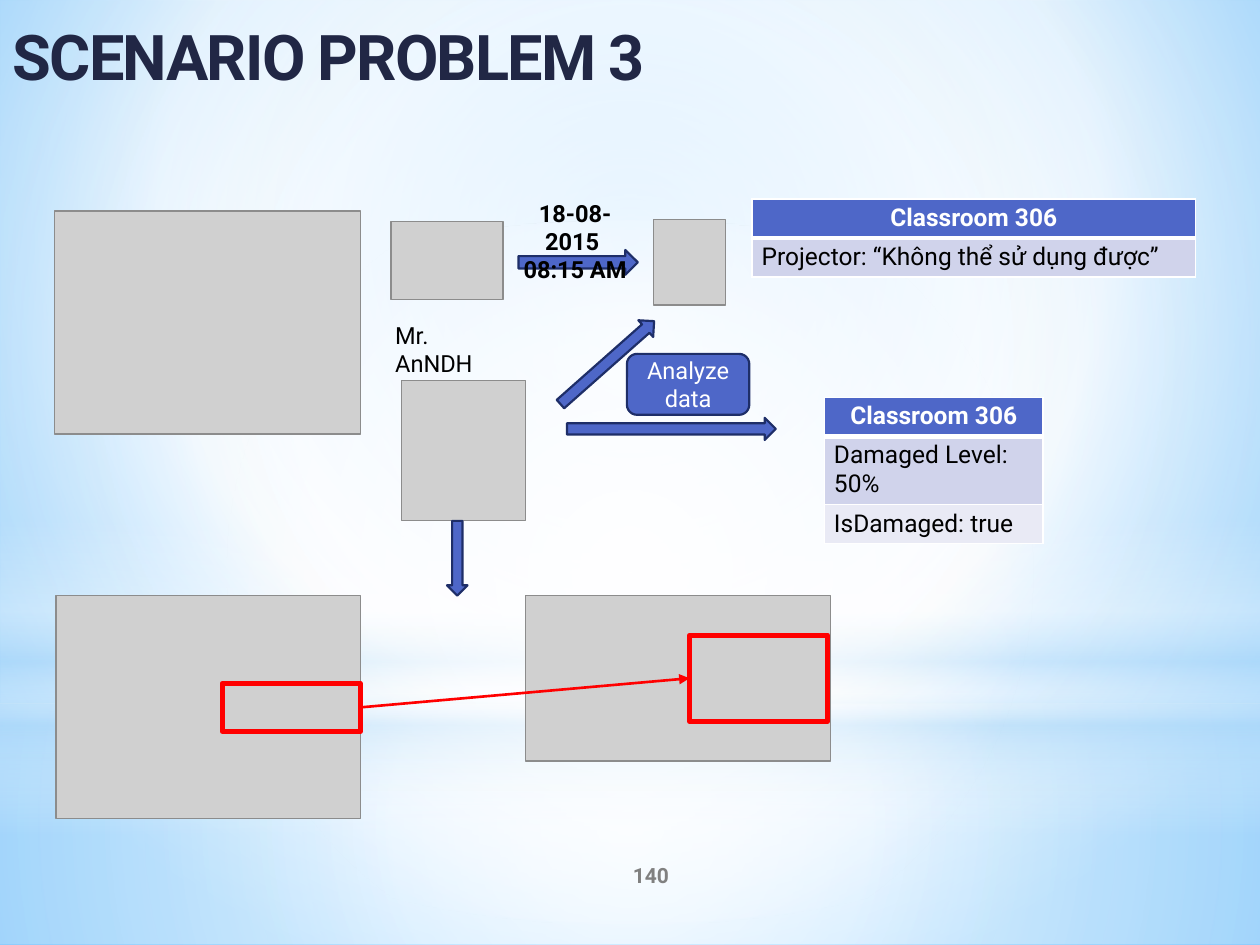
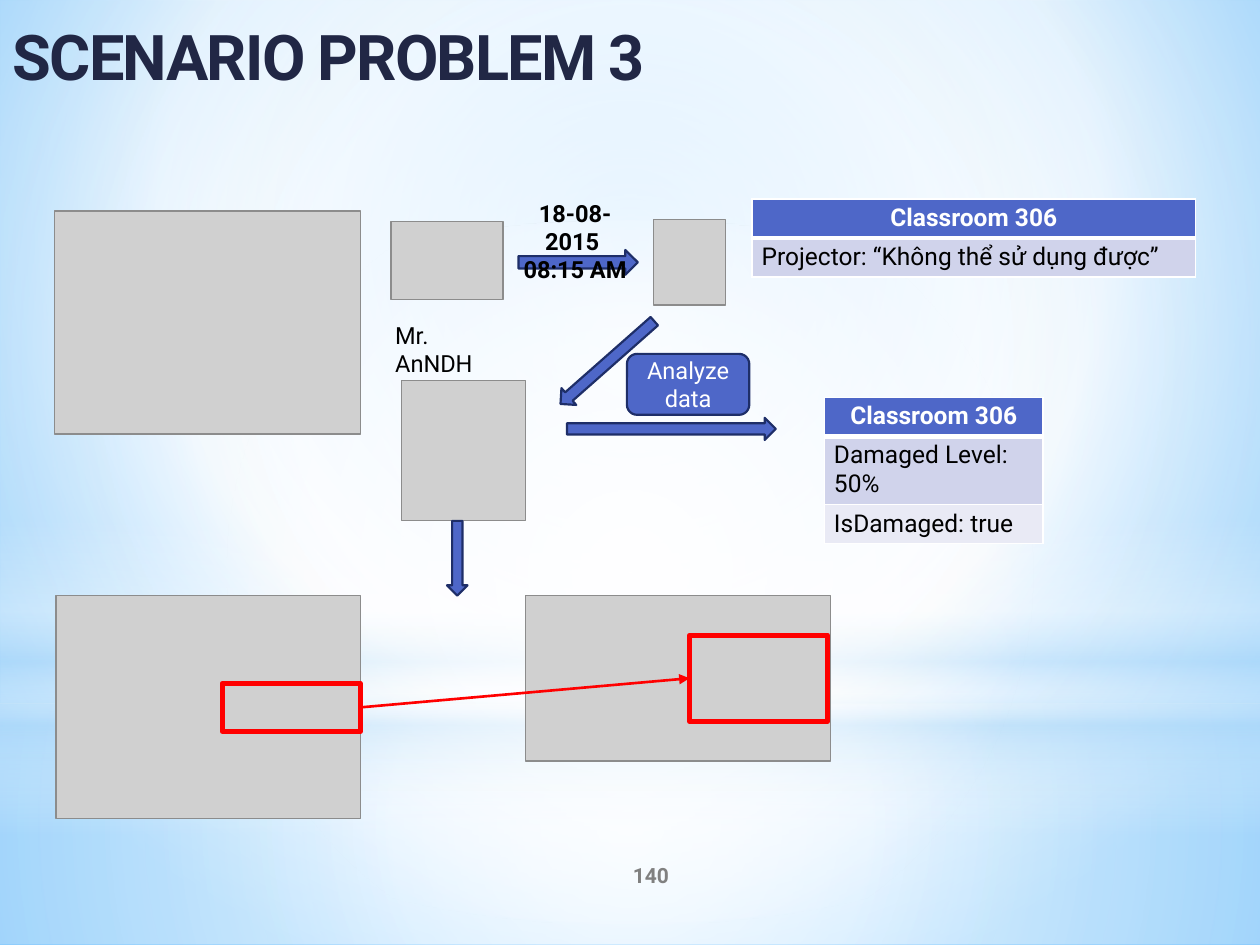
Before and after one commit to tranquang9a1/ECRM, a slide deck: slide 140 of Document/ECRM-Presentation v7.pptx. Drawn at 1260x945 pixels with LibreOffice and Linux fonts; fonts in the diff are those of the drawing; grey boxes stand for pictures. Boxes give left, top, right and bottom in pixels: in the first picture for what was removed or moved away, otherwise in the second. Text is boxed around its words. In the diff, an @@ line names an element or a change of style, - is before the commit and + after.

```diff
--- a/Document/ECRM-Presentation v7.pptx
+++ b/Document/ECRM-Presentation v7.pptx
@@ right arrow at (552, 313, 661, 413): rotation 318 to 138 degrees @@
```
Also in this commit, not shown: 9 other slides changed, 8 slides added, 1 slide removed.
